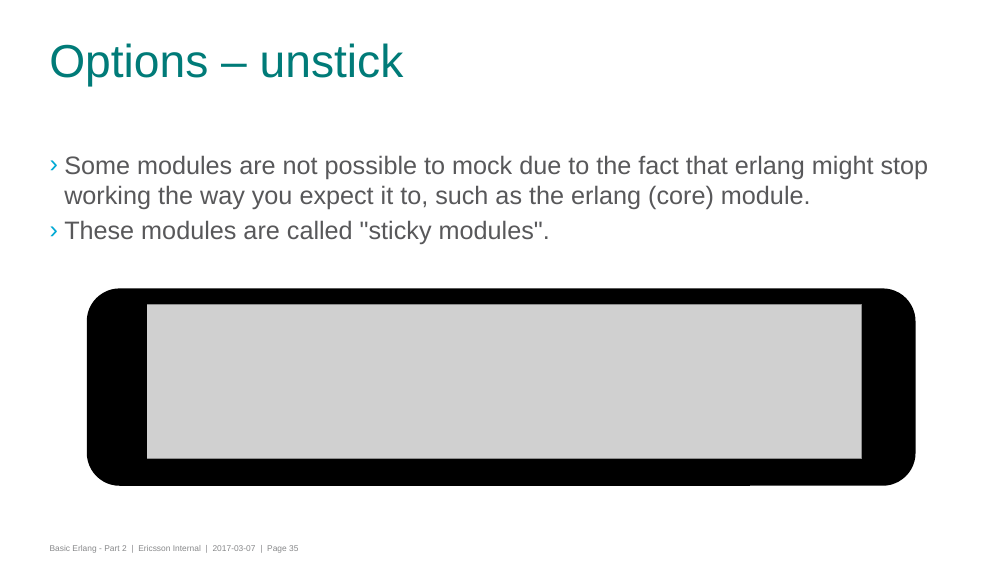
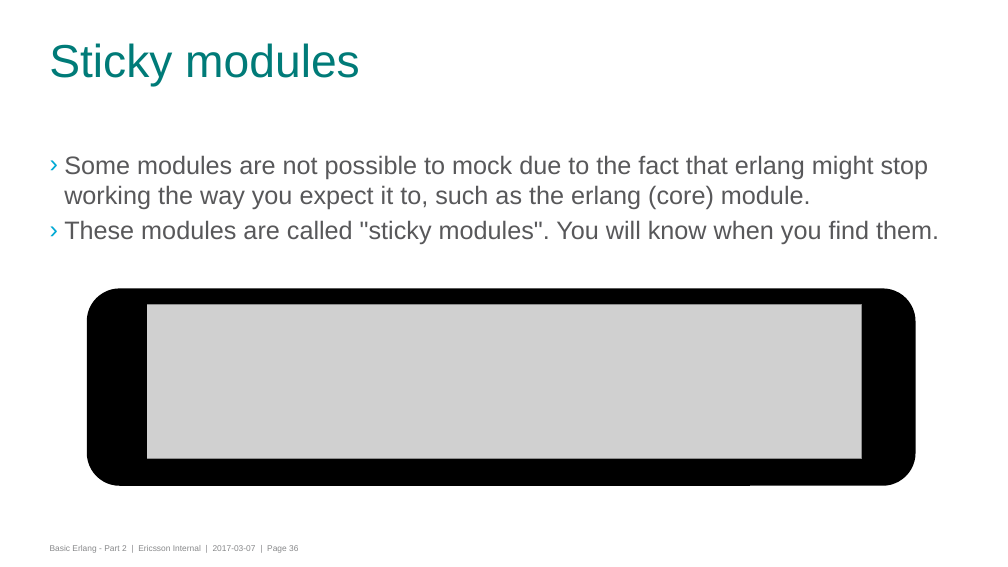
Before and after one commit to gwaerondor/unit_testing_in_erlang, a slide deck: slide 36 of basic_erlang_4/presentation/erlang_part_4_testing.pptx (slide 35 before the commit). Drawn at 1008x567 pixels with LibreOffice and Linux fonts; fonts in the diff are those of the drawing; grey boxes stand for pictures; background and template pictures are left out. Boxes give left, top, right and bottom in pixels: in the first picture for what was removed or moved away, otherwise in the second. Text is boxed around its words. In the diff, an @@ line names an element or a change of style, - is before the commit and + after.

```diff
--- a/basic_erlang_4/presentation/erlang_part_4_testing.pptx
+++ b/basic_erlang_4/presentation/erlang_part_4_testing.pptx
@@ title at bbox=[49, 43, 360, 86]: text changed @@
-Options – unstick
+Sticky modules
@@ text at bbox=[64, 220, 939, 244]: text changed @@
-› These modules are called "sticky modules".
+› These modules are called "sticky modules". You will know when you find them.
```
Also in this commit, not shown: 2 slides added, 3 other files.
